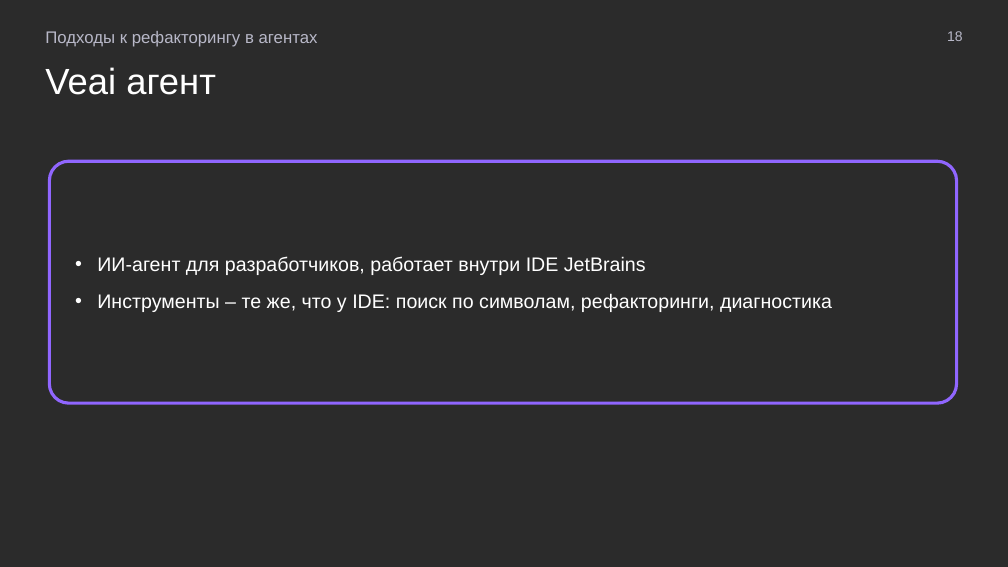
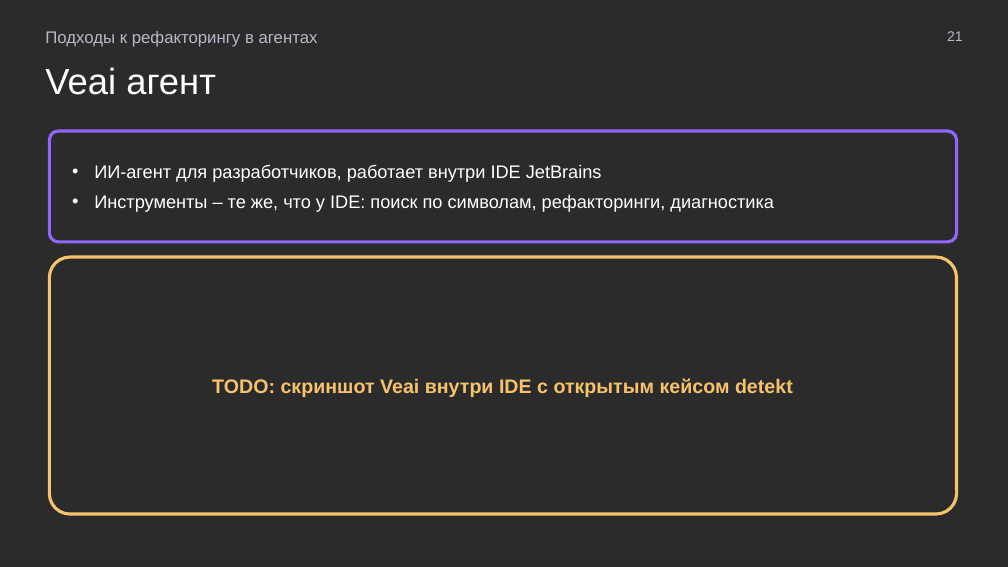
Before and after one commit to MchKosticyn/ide-refactoring-in-ai-agents, a slide deck: slide 21 of Доклад_ Рефакторинг в ИИ-агентах.pptx (slide 18 before the commit). Drawn at 1008x567 pixels with LibreOffice and Linux fonts; fonts in the diff are those of the drawing; background and template pictures are left out; a plain dark background stands for a picture behind light text. Boxes give left, top, right and bottom in pixels: in the first picture for what was removed or moved away, otherwise in the second. Text is boxed around its words. In the diff, an @@ line names an element or a change of style, - is before the commit and + after.

Commit message:
Bias slides with source screenshots; LSP pros/cons merged with protocol limitations; dot-less call slide; growing comparison table; human metrics to TODO; 1428 refs; engine banner

```diff
--- a/Доклад_ Рефакторинг в ИИ-агентах.pptx
+++ b/Доклад_ Рефакторинг в ИИ-агентах.pptx
@@ text at (x1=947, y1=31, x2=963, y2=41): text changed @@
-18
+21
@@ rounded rectangle "ИИ-агент для разработчиков, работает внутри ..." resized from (x1=49, y1=161, x2=957, y2=403) to (x1=49, y1=131, x2=957, y2=242) @@
@@ rounded rectangle "ИИ-агент для разработчиков, работает внутри ..." at (x1=49, y1=131, x2=957, y2=242): size 14 to 13 pt; less space between paragraphs @@
@@ rounded rectangle added at (x1=49, y1=257, x2=957, y2=514), outline #F6C26B 2.25 pt, 14 pt, text #F6C26B, bold @@
+TODO: скриншот Veai внутри IDE с открытым кейсом detekt
```
Also in this commit, not shown: 22 other slides changed, 5 slides added, 2 slides removed, 9 other files.
